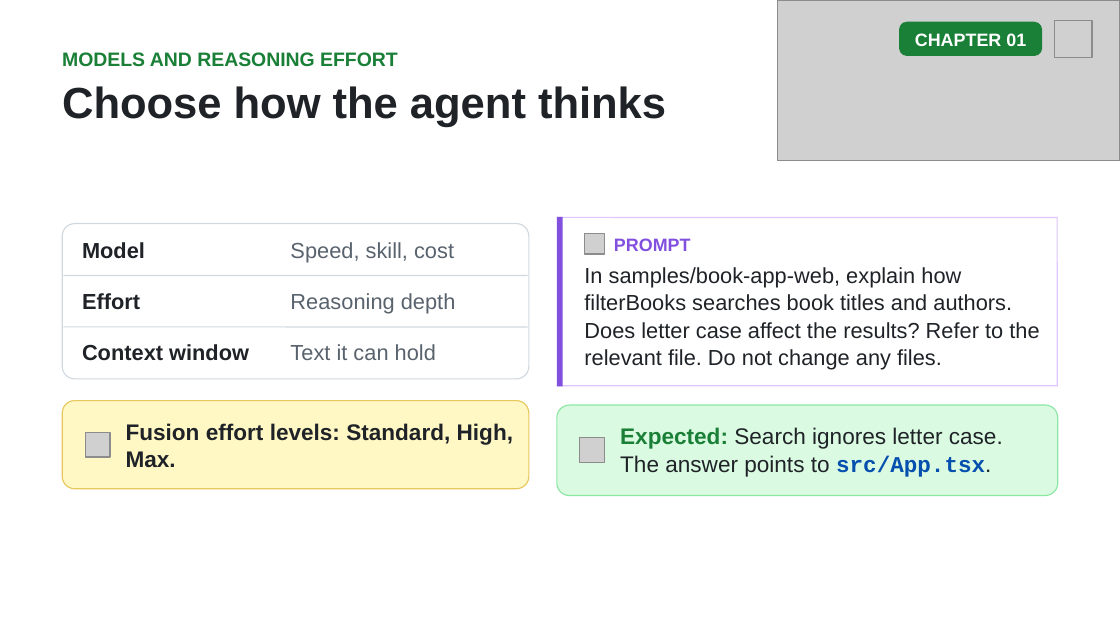
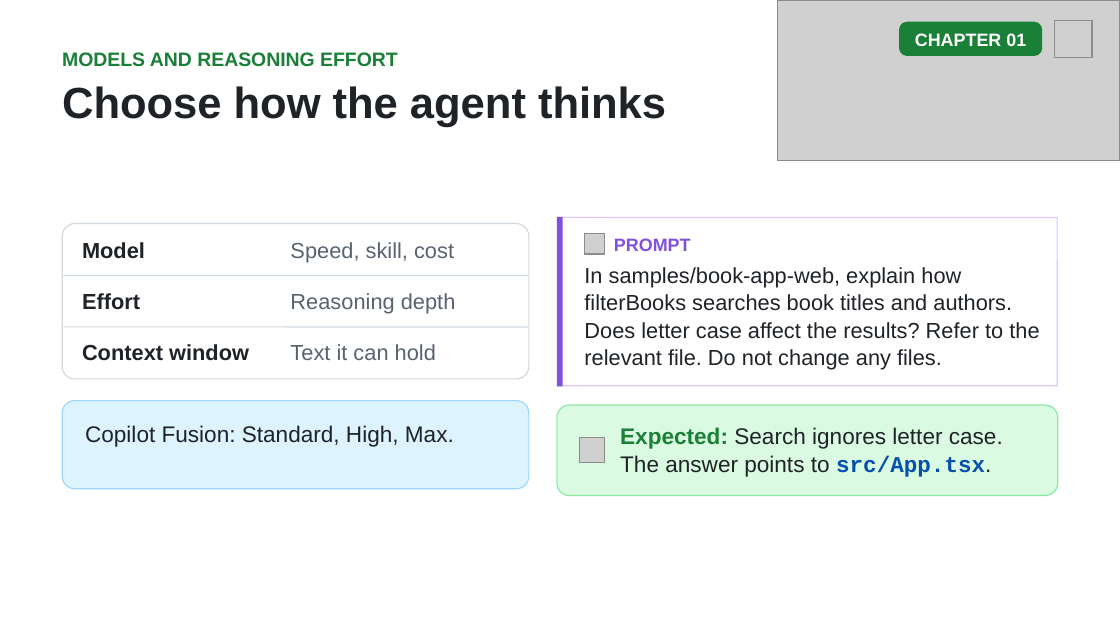
Before and after one commit to github/copilot-app-for-beginners, a slide deck: slide 14 of slides/01-tour-the-app.pptx. Drawn at 1120x630 pixels with LibreOffice and Linux fonts; fonts in the diff are those of the drawing; grey boxes stand for pictures. Boxes give left, top, right and bottom in pixels: in the first picture for what was removed or moved away, otherwise in the second. Text is boxed around its words. In the diff, an @@ line names an element or a change of style, - is before the commit and + after.

```diff
--- a/slides/01-tour-the-app.pptx
+++ b/slides/01-tour-the-app.pptx
@@ rounded rectangle at [63, 401, 530, 489]: fill #FFF8C5 to #DDF4FF; outline #E7C85A 0.75 pt to #9CD7FF 0.75 pt @@
@@ text at [85, 425, 454, 447]: text changed; bold off @@
-Fusion effort levels: Standard, High, Max.
+Copilot Fusion: Standard, High, Max.
@@ picture removed at [85, 432, 110, 457] @@
```
Also in this commit, not shown: 3 other slides changed, 6 other files.
